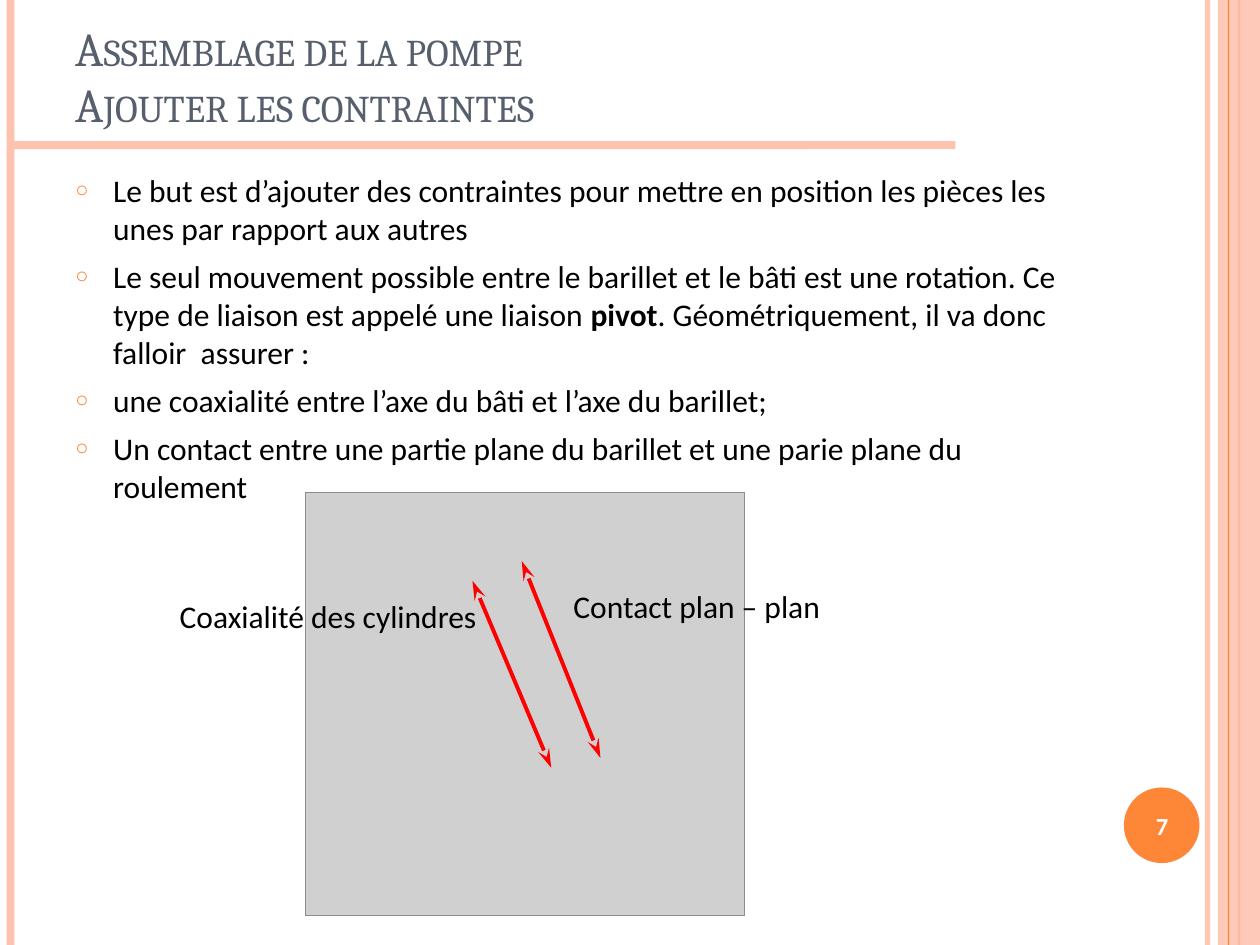
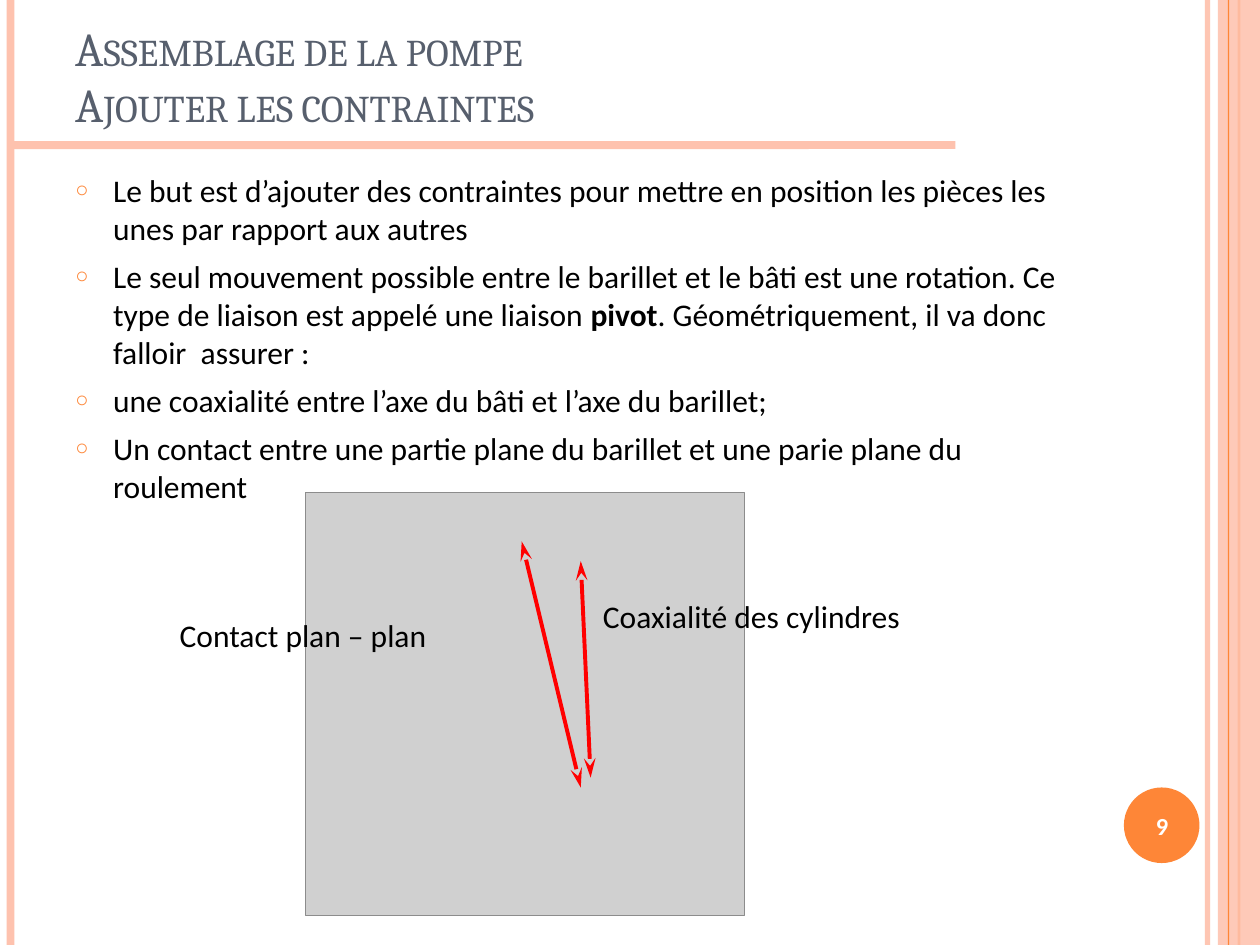
Before and after one commit to xpessoles/TP_2014_2015, a slide deck: slide 9 of TP_02_SW_Meca3D_Assemblage_Pompe/TP_02_SW_Assemblage_Pompe_PPT.pptx (slide 7 before the commit). Drawn at 1260x945 pixels with LibreOffice and Linux fonts; fonts in the diff are those of the drawing; grey boxes stand for pictures; background and template pictures are left out. Boxes give left, top, right and bottom in pixels: in the first picture for what was removed or moved away, otherwise in the second. Text is boxed around its words. In the diff, an @@ line names an element or a change of style, - is before the commit and + after.

```diff
--- a/TP_02_SW_Meca3D_Assemblage_Pompe/TP_02_SW_Assemblage_Pompe_PPT.pptx
+++ b/TP_02_SW_Meca3D_Assemblage_Pompe/TP_02_SW_Assemblage_Pompe_PPT.pptx
@@ double arrow moved from (551, 767) - (472, 581) to (581, 788) - (522, 542) @@
@@ double arrow moved from (601, 759) - (522, 561) to (591, 777) - (581, 561) @@
@@ text "Coaxialité des cylindres" rewrapped from (180,606,477,633) to (603,601,900,635) @@
@@ text "Contact plan – plan" rewrapped from (573,596,819,623) to (180,621,426,655) @@
@@ page number at (1156,819,1168,835): text changed @@
-7
+9
```
Also in this commit, not shown: 23 slides added, 1 slide removed, 45 other files.
